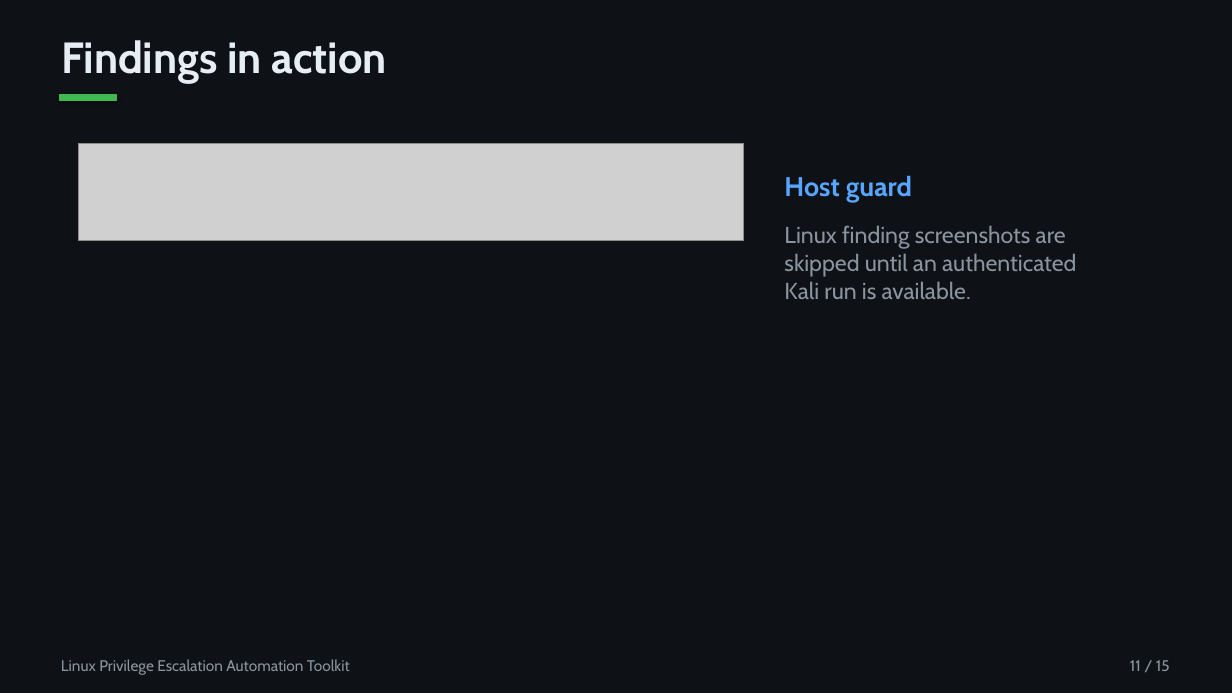
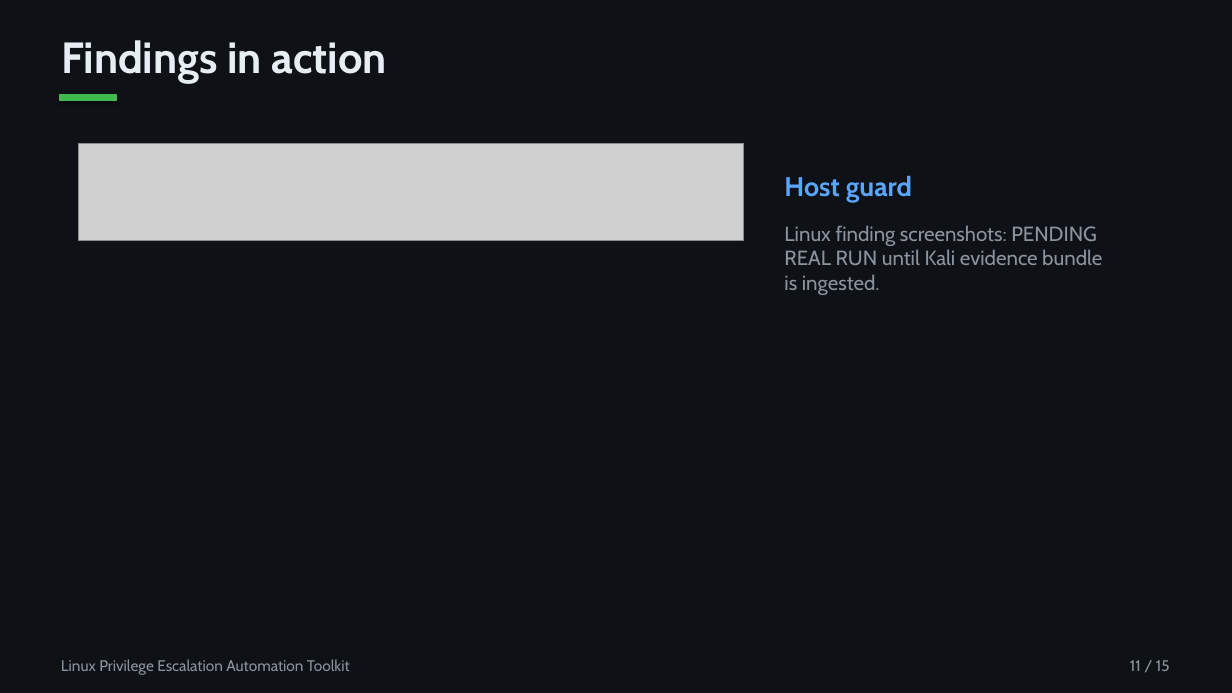
Before and after one commit to Vecesta-co/linux-privesc-toolkit, a slide deck: slide 11 of docs/Final_Presentation.pptx. Drawn at 1232x693 pixels with LibreOffice and Linux fonts; fonts in the diff are those of the drawing; grey boxes stand for pictures. Boxes give left, top, right and bottom in pixels: in the first picture for what was removed or moved away, otherwise in the second. Text is boxed around its words. In the diff, an @@ line names an element or a change of style, - is before the commit and + after.

```diff
--- a/docs/Final_Presentation.pptx
+++ b/docs/Final_Presentation.pptx
@@ text at box(784, 225, 1102, 295): text changed; size 18 to 16 pt @@
-Linux finding screenshots are skipped until an authenticated Kali run is available.
+Linux finding screenshots: PENDING REAL RUN until Kali evidence bundle is ingested.
```
Also in this commit, not shown: 4 other slides changed, 21 other files.
